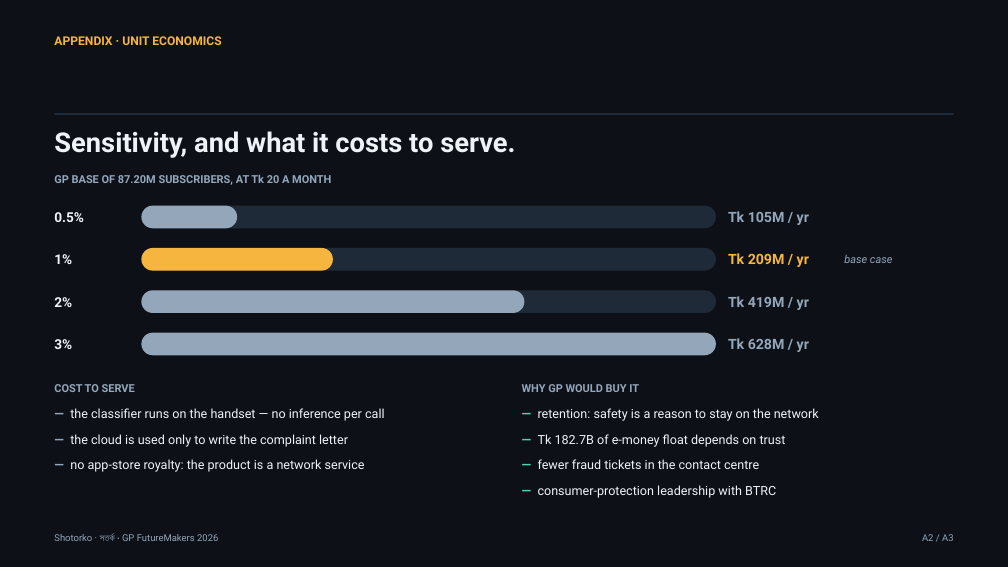
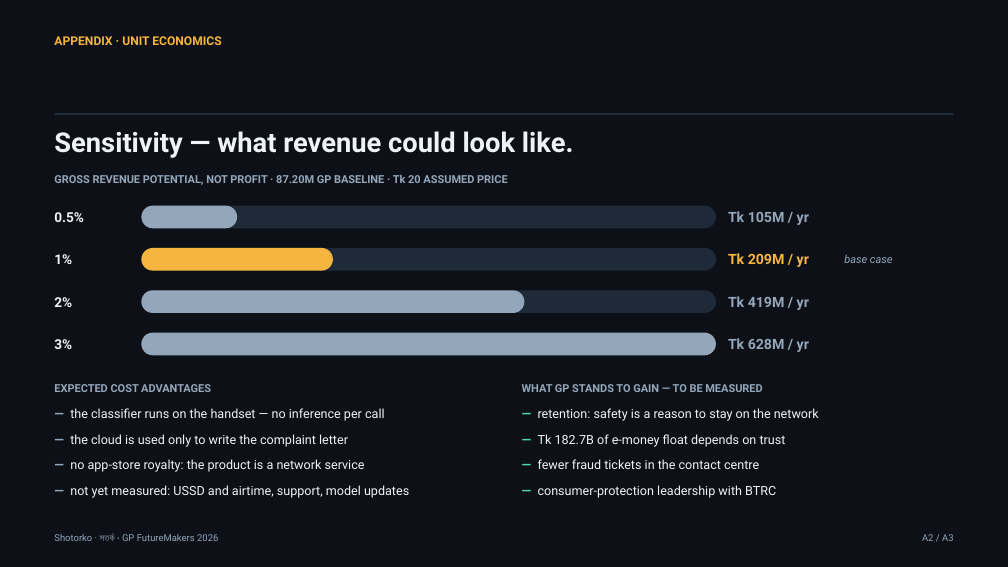
Before and after one commit to Mayamoho/shotorko-ai, a slide deck: slide 12 of pitch/Shotorko-GP-FutureMakers-2026.pptx. Drawn at 1008x567 pixels with LibreOffice and Linux fonts; fonts in the diff are those of the drawing. Boxes give left, top, right and bottom in pixels: in the first picture for what was removed or moved away, otherwise in the second. Text is boxed around its words. In the diff, an @@ line names an element or a change of style, - is before the commit and + after.

```diff
--- a/pitch/Shotorko-GP-FutureMakers-2026.pptx
+++ b/pitch/Shotorko-GP-FutureMakers-2026.pptx
@@ text at box(54, 131, 573, 158): text changed @@
-Sensitivity, and what it costs to serve.
+Sensitivity — what revenue could look like.
@@ text at box(54, 175, 508, 185): text changed @@
-GP BASE OF 87.20M SUBSCRIBERS, AT Tk 20 A MONTH
+GROSS REVENUE POTENTIAL, NOT PROFIT · 87.20M GP BASELINE · Tk 20 ASSUMED PRICE
@@ text at box(54, 384, 211, 392): text changed @@
-COST TO SERVE
+EXPECTED COST ADVANTAGES
@@ text at box(522, 384, 762, 392): text changed @@
-WHY GP WOULD BUY IT
+WHAT GP STANDS TO GAIN — TO BE MEASURED
@@ text added at box(70, 485, 409, 498), 12 pt, text #EEF3F8 @@
+— not yet measured: USSD and airtime, support, model updates
```
Also in this commit, not shown: 5 other slides changed, 5 other files.
